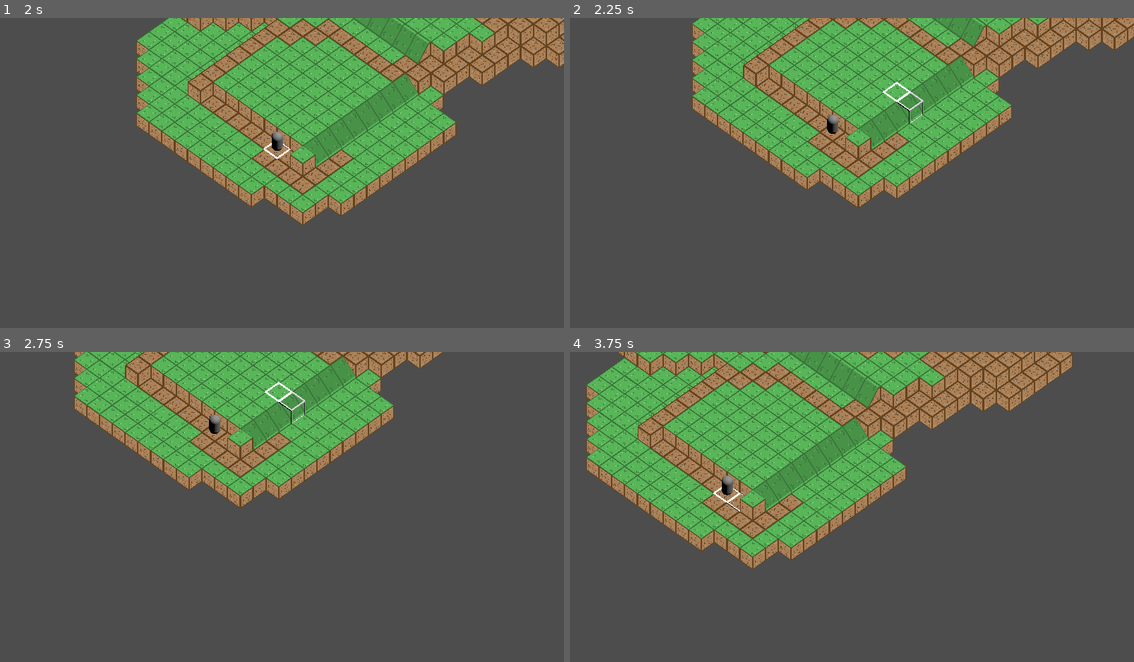
Above: before the commit, frames 1-4 (two rows, left to right).
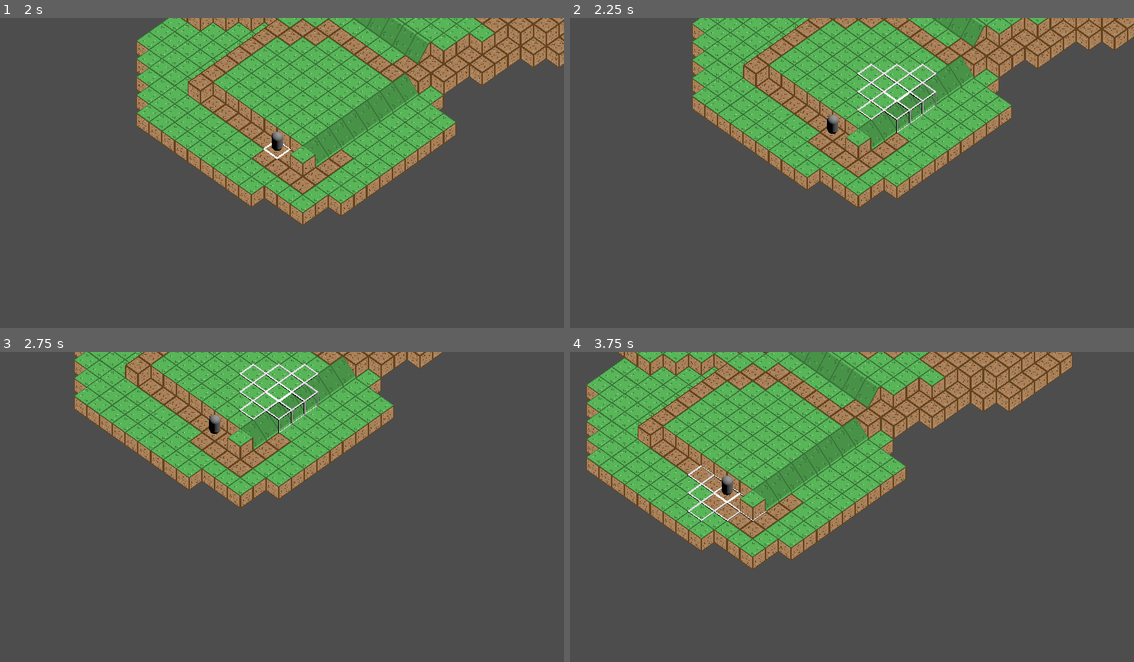
Above: after the commit, the same moments.

Repository: cannibalisticwalrus/GodotGameboardFramework
Game: Godot game, scene res://Scenes/TesterMap.tscn
Two runs of this game, one before a commit and one after it. Both use one fixed random seed, a clock stepped at 60 frames per second and the inputs below.
Inputs (mouse positions are in pixels of both pictures, inside the frame that each line leads up to):
- Up to frame 1 (2 s): tap Enter at 0.5 s; move the mouse to (406, 160) at 0.52 s; press the mouse at (406, 160) at 0.53 s; hold D (Right) 0.53-1.28 s; move the mouse to (169, 191) at 1.27 s; release the mouse at (169, 191) at 1.28 s; hold S (Down) from 1.28 s (still down); click (169, 191) at 1.35 s
- Up to frame 2 (2.25 s): move the mouse to (908, 107) at 2.02 s; release S (Down) at 2.03 s; press the mouse at (908, 107) at 2.03 s; hold D (Right) from 2.03 s (still down)
- Up to frame 3 (2.75 s): keep holding D (Right)
- Up to frame 4 (3.75 s): move the mouse to (823, 575) at 2.77 s; release D (Right) at 2.78 s; release the mouse at (823, 575) at 2.78 s; hold W (Up) 2.78-3.53 s; click (823, 575) at 2.85 s; move the mouse to (1021, 556) at 3.52 s; press the mouse at (1021, 556) at 3.53 s; hold A (Left) from 3.53 s (still down)

Frame 1 is identical in both runs. In frame 2, 0.5% of the frame differs, in the area x 50-65%, y 14-38%; in frame 3, 0.5%; in frame 4, 0.3%.

Commit message:
Fill algorithm now fills based on distance from center

Diff:
--- a/Scripts/scr_Gameboard.gd
+++ b/Scripts/scr_Gameboard.gd
@@ -2,10 +2,72 @@
 class_name GameBoard;
 
 var occupiedGridCells := {};
-var gridCellsInRange:Array;
 
 func getOccupiedGridCells()->Dictionary:
 	return occupiedGridCells;
 
-func getGridCellsInRange(distanceFromCenter:int, startingGridLocation:Vector3i, offLimitsArray:Array)->Array:
-	return [startingGridLocation, Vector3i(startingGridLocation.x+1,startingGridLocation.y,startingGridLocation.z)];
+func getGridCellsInRange(distanceFromCenter:int, startingGridLocation:Vector3i)->Array:
+	if($"../../Node3D".getDebugMode()>0):
+		print("\n----Gameboard Class: getGridCellsInRange()----");
+		print("Distance From Center: ", distanceFromCenter);
+		print("Starting Grid Location: ", startingGridLocation);
+		print("-----------------------------------------------");
+
+	var toBeTestedQueue: = getValidAdjacentGridCells(startingGridLocation);
+	var gridCellsInRange = [];
+
+	while toBeTestedQueue.size() > 0:
+		var currentCell:Vector3i = toBeTestedQueue.pop_front();
+		if get_cell_item(currentCell) >= 0 && getDistanceBetweenCells(startingGridLocation, currentCell) <= distanceFromCenter:
+			gridCellsInRange.append(currentCell);
+			for i in getValidAdjacentGridCells(currentCell):
+				if i not in gridCellsInRange && i not in toBeTestedQueue:
+					toBeTestedQueue.append(i);
+
+	return gridCellsInRange;
+
+func getValidAdjacentGridCells(startingLocation:Vector3i)->Array:
+	var adjacentGridCells := [];
+
+	var xPlus1 := Vector3i(startingLocation.x+1,startingLocation.y,startingLocation.z);
+	if get_cell_item(xPlus1)>=0:
+		adjacentGridCells.append(xPlus1);
+	else:
+		var oneDown = Vector3i(xPlus1.x, xPlus1.y-1, xPlus1.z);
+		if get_cell_item(oneDown)>=0:
+			adjacentGridCells.append(oneDown);
+
+	var xMinus1 := Vector3i(startingLocation.x-1,startingLocation.y,startingLocation.z);
+	if get_cell_item(xMinus1)>=0:
+		adjacentGridCells.append(xMinus1);
+	else:
+		var oneDown = Vector3i(xMinus1.x, xMinus1.y-1, xMinus1.z);
+		if get_cell_item(oneDown)>=0:
+			adjacentGridCells.append(oneDown);
+
+	var zPlus1 := Vector3i(startingLocation.x,startingLocation.y,startingLocation.z+1);
+	if get_cell_item(zPlus1)>=0:
+		adjacentGridCells.append(zPlus1);
+	else:
+		var oneDown = Vector3i(zPlus1.x, zPlus1.y-1, zPlus1.z);
+		if get_cell_item(oneDown)>=0:
+			adjacentGridCells.append(oneDown);
+
+	var zMinus1 := Vector3i(startingLocation.x,startingLocation.y,startingLocation.z-1);
+	if get_cell_item(zMinus1)>=0:
+		adjacentGridCells.append(zMinus1);
+	else:
+		var oneDown = Vector3i(zMinus1.x, zMinus1.y-1, zMinus1.z);
+		if get_cell_item(oneDown)>=0:
+			adjacentGridCells.append(oneDown);
+
+	return adjacentGridCells;
+
+func getDistanceBetweenCells(gridLocation1:Vector3i, gridLocation2:Vector3i)->int:
+	var distanceBetweenCells:int = 0;
+	var xDistance = abs(gridLocation2.x - gridLocation1.x);
+	var yDistance = abs(gridLocation2.y - gridLocation1.y);
+	var zDistance = abs(gridLocation2.z - gridLocation1.z);
+	distanceBetweenCells = xDistance+yDistance+zDistance;
+	print(distanceBetweenCells);
+	return distanceBetweenCells;
--- a/Scripts/scr_SelectorSpawner.gd
+++ b/Scripts/scr_SelectorSpawner.gd
@@ -23,10 +23,8 @@
 		isCurrentSelection = true;
 		currentSelectionLocation=gridMapCellAtCursor;
 		var returnArray = []
-		returnArray = gridMap.getGridCellsInRange(5, gridMapCellAtCursor, returnArray);
-		print(returnArray);
+		returnArray = gridMap.getGridCellsInRange(2, gridMapCellAtCursor);
 		for availableCell in returnArray:
-			print("Creating cube at: ", availableCell);
 			var localLocationAtGridMapCell = gridMap.map_to_local(availableCell);
 			var globalLocationAtGridMapCell = gridMap.to_global(localLocationAtGridMapCell);
 			spawnAtLocation(globalLocationAtGridMapCell);
--- a/Scripts/src_GameMode.gd
+++ b/Scripts/src_GameMode.gd
@@ -7,7 +7,10 @@
 ###########################################################
 
 var gameMode:int = 1; #Gamemode 0 - Level Designer; Gamemode 1 - Game Master; Gamemode 2 - Player
-var debugMode:int = 0; #0->OFF:1->LightDebugging:2->HeavyDebugging
+var debugMode:int = 1; #0->OFF:1->LightDebugging:2->HeavyDebugging
 
 func getGameMode():
 	return gameMode;
+
+func getDebugMode():
+	return debugMode;
